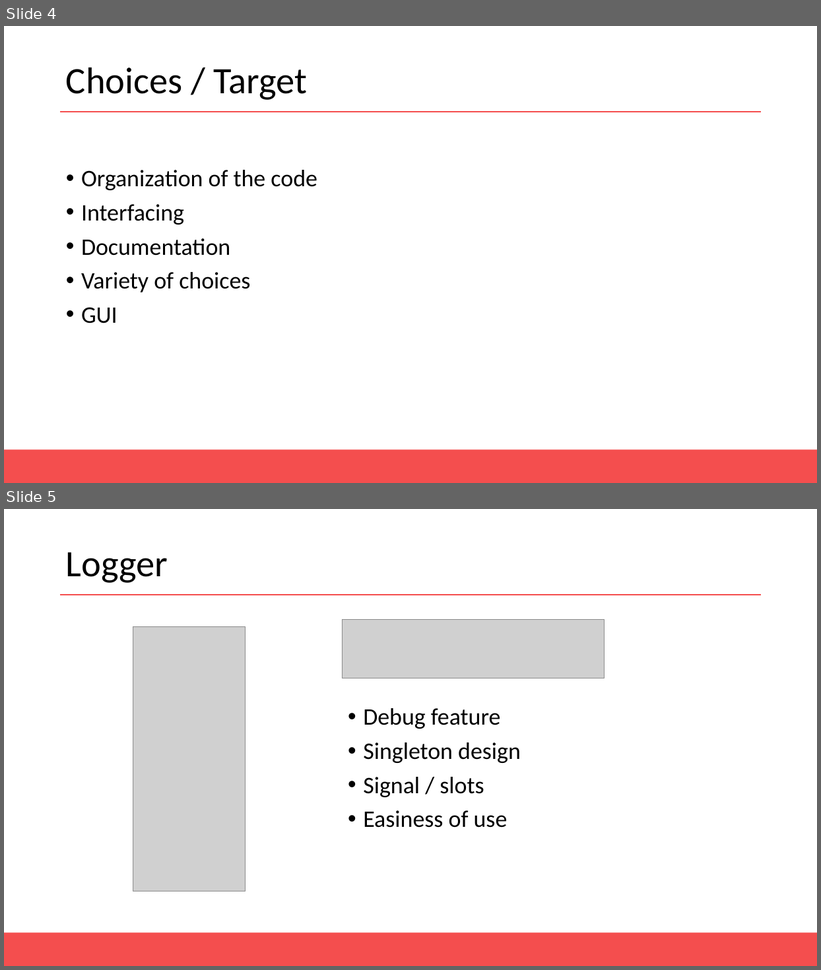
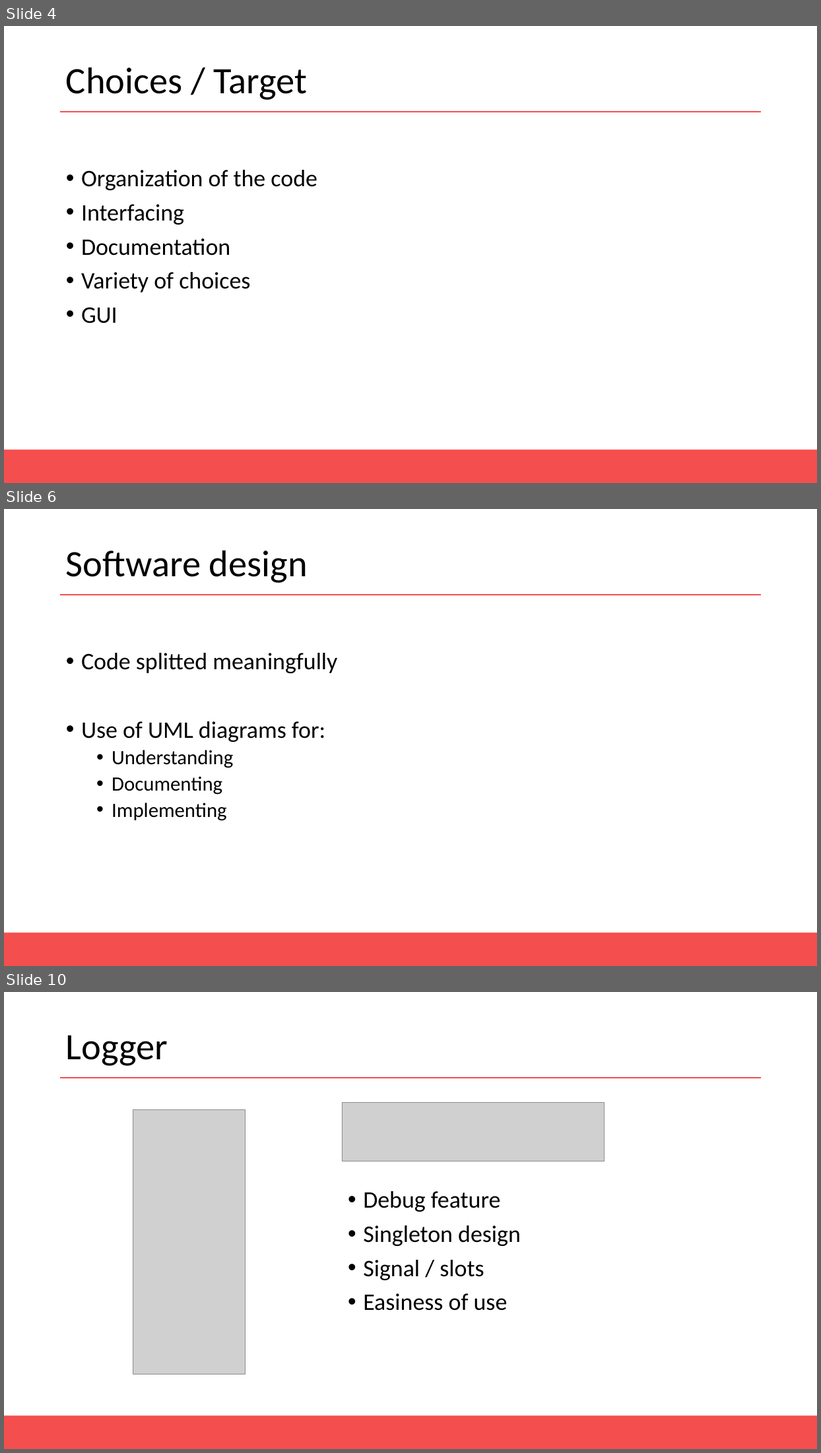
Before and after one commit to AntoineMerlet/3DScan, a slide deck: Presentation/MAGMA Presentation.pptx. Shown one above the other, each under a label of ours: slides 4 and 5 before the commit, slides 4, 6 and 10 after it; the slides between them are not shown. The pictures are 821x970 and 821x1453 pixels, drawn with LibreOffice and Linux fonts; fonts in the diff are those of the drawing; grey boxes stand for pictures. Boxes give left, top, right and bottom in pixels: in the first picture for what was removed or moved away, otherwise in the second. Text is boxed around its words. In the diff, an @@ line names an element or a change of style, - is before the commit and + after.

```diff
--- a/Presentation/MAGMA Presentation.pptx
+++ b/Presentation/MAGMA Presentation.pptx
@@ slide 6 added at (4, 509, 817, 966), background #FFFFFF; not listed: 2 template elements that a slide beside it also shows @@
@@ title added at (66, 550, 308, 583), 44 pt, text #000000 @@
+Software design
@@ text added at (81, 653, 337, 821), 28 pt, text #000000 @@
+• Code splitted meaningfully
+• Use of UML diagrams for:
+  • Understanding
+  • Documenting
+  • Implementing
@@ what was slide 5 is now slide 10 @@
```
Also in this commit, not shown: 1 slide changed, 5 other slides added, 1 other file.
